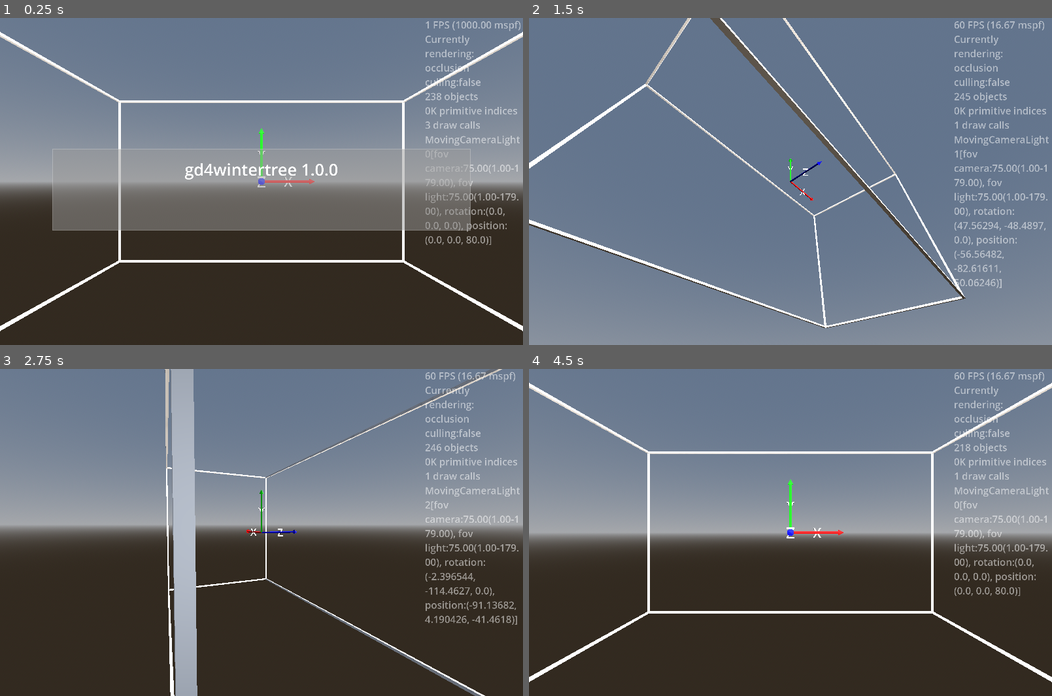
Above: before the commit, frames 1-4 (two rows, left to right).
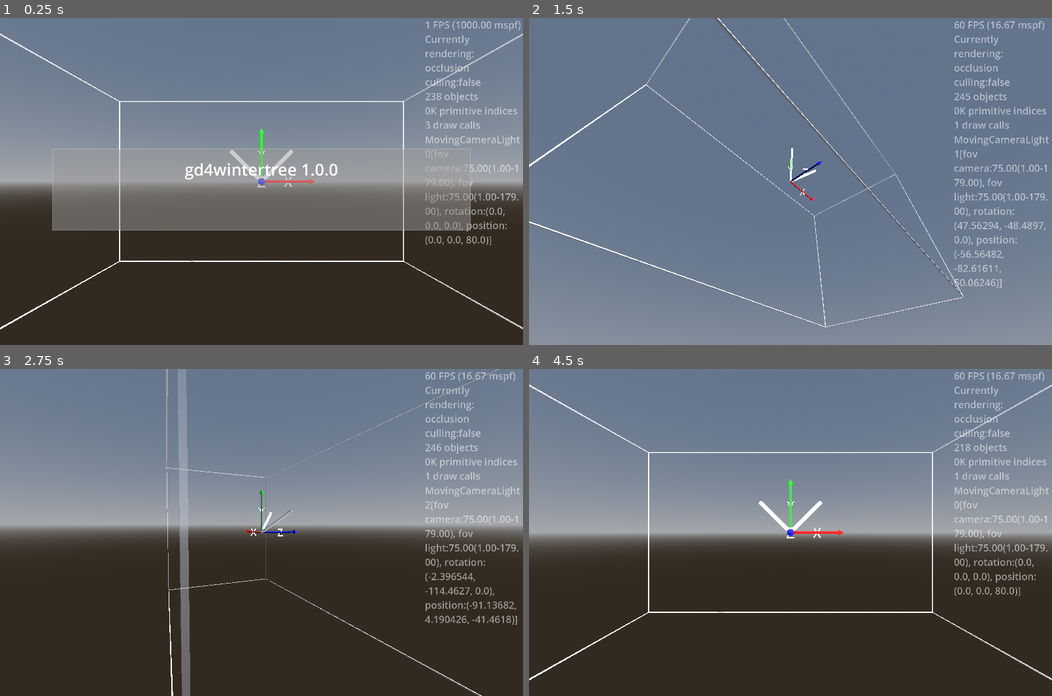
Above: after the commit, the same moments.

Repository: kasworld/gd4wintertree
Game: Godot game, scene res://main.tscn
Two runs of this game, one before a commit and one after it. Both use one fixed random seed, a clock stepped at 60 frames per second and the inputs below.
Inputs (mouse positions are in pixels of both pictures, inside the frame that each line leads up to):
- Up to frame 1 (0.25 s): no input
- Up to frame 2 (1.5 s): tap Enter at 0.5 s; move the mouse to (905, 165) at 0.52 s; hold Right 0.53-1.28 s; tap Q at 0.6 s; click (905, 165) at 0.67 s; move the mouse to (685, 197) at 1.27 s; hold Down from 1.28 s (still down); tap E at 1.35 s
- Up to frame 3 (2.75 s): move the mouse to (313, 460) at 2.02 s; release Down at 2.03 s; hold Right from 2.03 s (still down); tap Enter at 2.1 s
- Up to frame 4 (4.5 s): move the mouse to (764, 597) at 2.77 s; release Right at 2.78 s; hold Up 2.78-3.53 s; tap Q at 2.85 s; click (764, 597) at 2.92 s; move the mouse to (947, 581) at 3.52 s; hold Left from 3.53 s (still down); tap E at 3.6 s; move the mouse to (633, 483) at 4.27 s; tap Enter at 4.35 s

The runs differ from the first frame. In frame 1, 1.9% of the frame differs, in the area x 0-100%, y 4-96%; in frame 2, 3.2%; in frame 3, 5.4%, in the area x 31-96%, y 0-100%; in frame 4, 1.9%.

Commit message:
WIP add multi_line_by_pos

Diff:
--- a/main.gd
+++ b/main.gd
@@ -46,9 +46,28 @@
 	$MovingCameraLightAround.set_center_pos_far(Vector3.ZERO, Vector3(0, 0, WorldSize.z),  WorldSize.length()*3)
 	$AxisArrow3D.set_colors().set_size(WorldSize.length()/10)
 	$FixedCameraLight.make_current()
-	add_child( preload("res://multi_mesh_shape/multi_mesh_shape.tscn").instantiate().init_wire_box(WorldSize, 1.0, Color.WHITE))
+	add_child( preload("res://multi_mesh_shape/multi_mesh_shape.tscn").instantiate(
+		).init_wire_box(WorldSize, WorldSize.length()/500, Color.WHITE, 0.5))
+	add_child(multi_line_by_pos([
+			[Vector3(0,0,0), Vector3(10,10,10)],
+			[Vector3(0,0,0), Vector3(-10,10,10)],
+		],1.0, Color.WHITE))
 
-
+func multi_line_by_pos(pos_list:Array, wire_width :float, co :Color, alpha :float = 1.0) -> MultiMeshShape:
+	var mlp :MultiMeshShape = preload("res://multi_mesh_shape/multi_mesh_shape.tscn").instantiate()
+	mlp.init_with_alpha(BoxMesh.new(), pos_list.size(), alpha, false)
+	mlp.set_color_all(co)
+	for i in pos_list.size():
+		var p1 :Vector3 = pos_list[i][0]
+		var p2 :Vector3 = pos_list[i][1]
+		var center := (p1+p2)/2
+		var l := p1.distance_to(p2)
+		var wire_scale := Vector3(wire_width, wire_width, l)
+		var t := Transform3D(Basis(), center)
+		t = t.looking_at(p2)
+		t = t.scaled_local(wire_scale)
+		mlp.multimesh.set_instance_transform(i,t)
+	return mlp
 
 func random_color() -> Color:
 	return NamedColorList.color_list.pick_random()[0]
